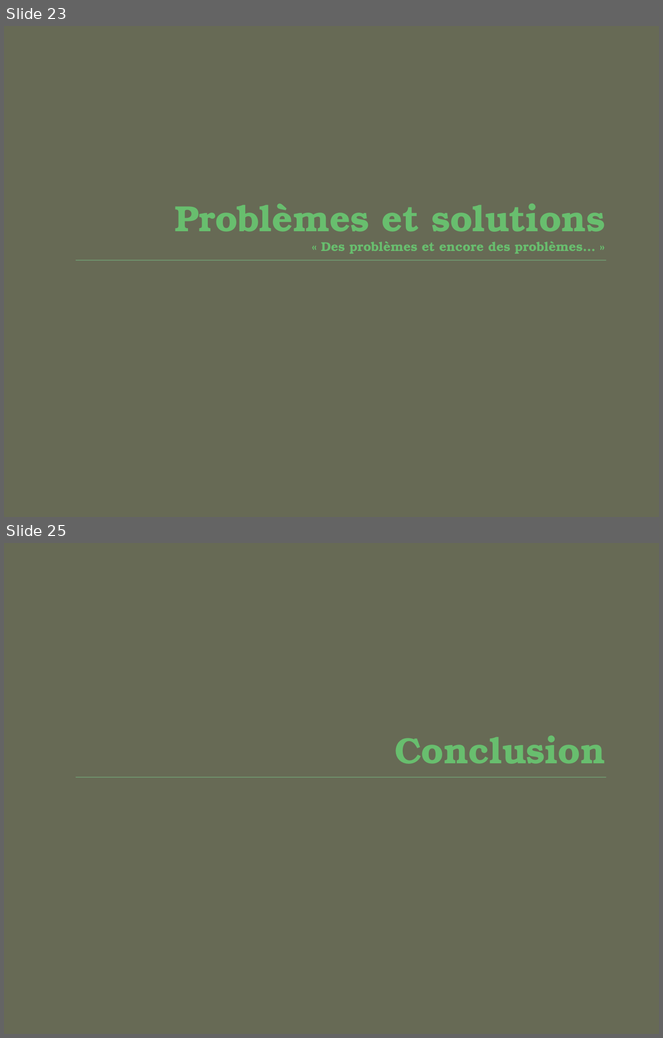
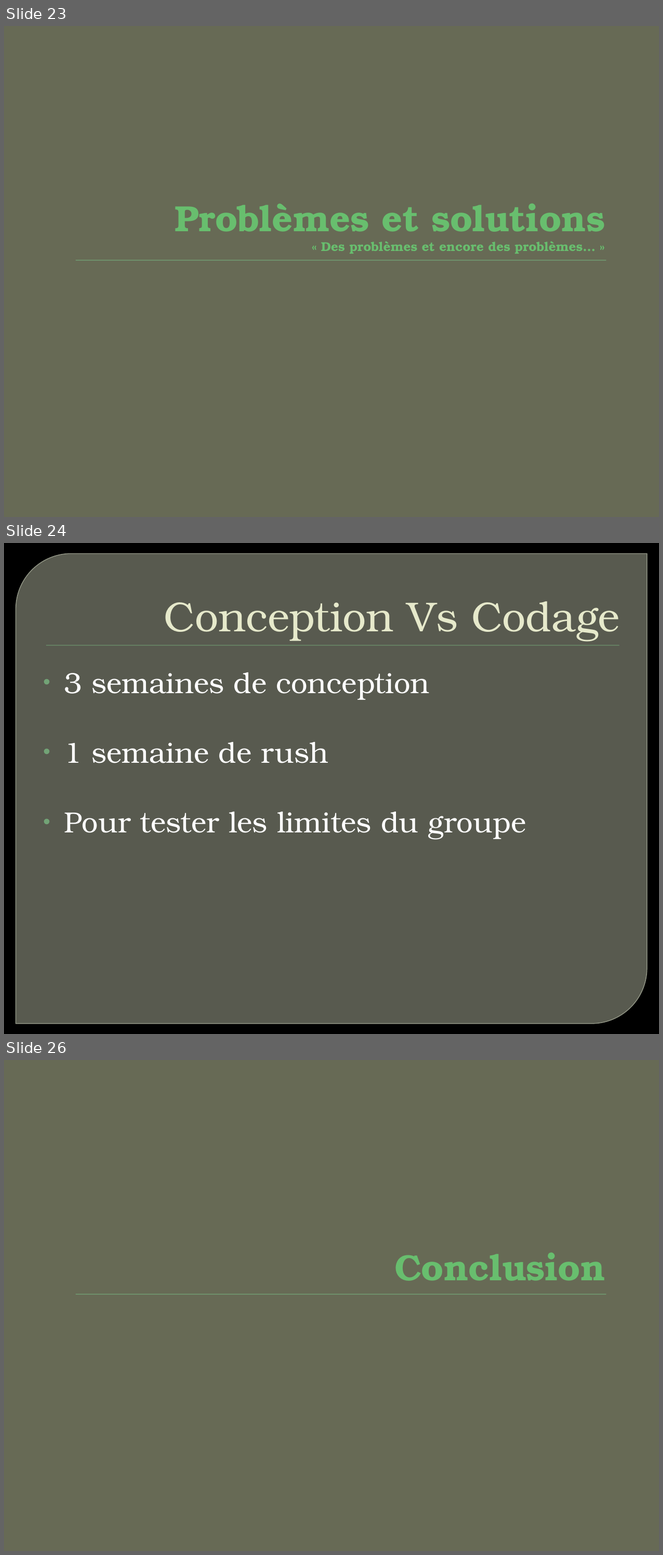
Before and after one commit to Raphy/bomberman, a slide deck: Bomberman - Présentation.pptx. Shown one above the other, each under a label of ours: slides 23 and 25 before the commit, slides 23, 24 and 26 after it; the slides between them are not shown. The pictures are 663x1038 and 663x1555 pixels, drawn with LibreOffice and Linux fonts; fonts in the diff are those of the drawing; background and template pictures are left out. Boxes give left, top, right and bottom in pixels: in the first picture for what was removed or moved away, otherwise in the second. Text is boxed around its words. In the diff, an @@ line names an element or a change of style, - is before the commit and + after.

```diff
--- a/Bomberman - Présentation.pptx
+++ b/Bomberman - Présentation.pptx
@@ slide 24 added at [4, 543, 659, 1034], background picture (left out) @@
@@ round diag rect added at [16, 553, 647, 1024], fill #888B7B at 65% opacity, outline #9DA090 0.87 pt @@
@@ title added at [164, 601, 620, 641], 46 pt, text #E7EACB @@
+Conception Vs Codage
@@ rectangle added at [46, 645, 619, 646], fill #72A376 @@
@@ text added at [64, 672, 527, 840], 32 pt, text #FFFFFF @@
+• 3 semaines de conception
+• 1 semaine de rush
+• Pour tester les limites du groupe
@@ what was slide 25 is now slide 26 @@
```
Also in this commit, not shown: 2 slides changed, 4 other slides added, 4 slides removed.
